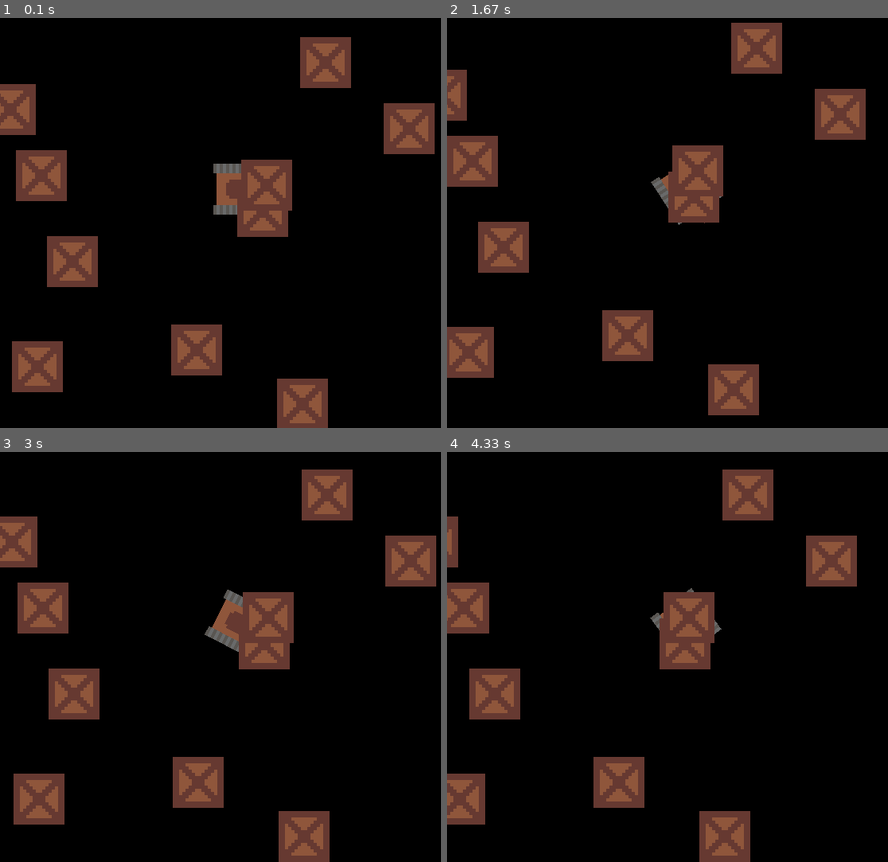
Above: before the commit, frames 1-4 (two rows, left to right).
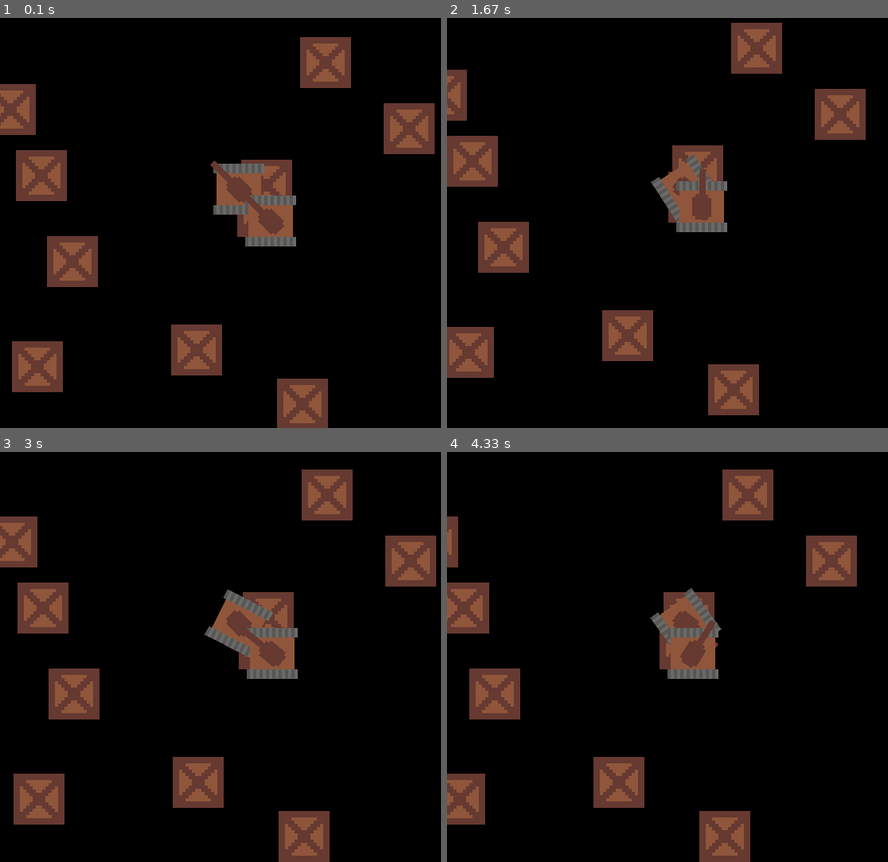
Above: after the commit, the same moments.

Repository: f1rsov08/PyGameProject
Game: pygame game, started from main.py
Same seed, same stepped clock (60 frames per second), same inputs: the game is played once before the commit and once after it.
Inputs (mouse positions are in pixels of both pictures, inside the frame that each line leads up to):
- Up to frame 1 (0.1 s): no input
- Up to frame 2 (1.67 s): click (685, 190) at 0.38 s; hold D 0.67-1.13 s; click (570, 194) at 0.75 s; hold W 1.17-1.47 s; click (535, 300) at 1.25 s; hold D from 1.5 s (still down); click (742, 231) at 1.58 s
- Up to frame 3 (3 s): release D at 1.97 s; hold A 2-2.53 s; click (127, 529) at 2.08 s; hold S 2.57-2.87 s; click (246, 673) at 2.65 s; hold A from 2.9 s (still down); click (418, 804) at 2.98 s
- Up to frame 4 (4.33 s): release A at 3.3 s; hold W 3.33-3.7 s; click (610, 468) at 3.42 s; hold D from 3.73 s (still down); click (852, 747) at 3.82 s

The runs differ from the first frame. In frame 1, 1.4% of the frame differs, in the area x 47-68%, y 34-56%; in frame 2, 1.5%; in frame 3, 1.4%; in frame 4, 1.6%, in the area x 48-62%, y 34-56%.

Commit message:
Поворот башни танка и заготовка для ИИ врагов

Diff:
--- a/main.py
+++ b/main.py
@@ -8,6 +8,7 @@
 size = width, height = 600, 600
 screen = pygame.display.set_mode(size)
 mouse_x, mouse_y = 0, 0
+all_sprites = pygame.sprite.Group()
 
 
 def load_image(name, colorkey=None):
@@ -41,6 +42,10 @@
     surf.blit(rotated_image, rotated_image_rect)
 
 
+def distance(x1, y1, x2, y2):
+    return ((x2 - x1) ** 2 + (y2 - y1) ** 2) ** 0.5
+
+
 class Camera:
     def __init__(self, x, y, attached_entity=None):
         self.x, self.y = x, y
@@ -63,6 +68,9 @@
         # Характеристики
         self.health = health
 
+    def coords(self):
+        return self.x, self.y
+
 
 class Tank(Entity):
     def __init__(self, x, y, direction=0, health=100, speed=1.5, ai='player'):
@@ -77,17 +85,40 @@
         self.x += math.cos(math.radians(self.direction)) * self.speed * multiplier
         self.y += math.sin(math.radians(self.direction)) * self.speed * multiplier
 
+    def turn(self, angle):
+        self.direction += angle
+
     def draw(self, screen, camera_x, camera_y):
         x = (camera_x - self.x) * -1
         y = (camera_y - self.y) * -1
+        target_x, target_y = self.get_target()
+        target_x, target_y = target_x - x, target_y - y
+        try:
+            target_angle = math.degrees(math.atan(target_y / target_x))
+        except ZeroDivisionError:
+            if target_y > 0:
+                target_angle = 90
+            elif target_y < 0:
+                target_angle = 270
+            else:
+                target_angle = 0
+        else:
+            if target_x < 0:
+                target_angle += 180
+
         blitRotate(screen, self.image_track, (x + width // 2, y + height // 2), (64, 64),
                    self.direction * -1)
         blitRotate(screen, self.image_turret, (x + width // 2, y + height // 2), (64, 64),
-                   self.direction * -1)
+                   target_angle * -1)
 
     def get_target(self):
         if self.ai == 'player':
-            return mouse_x, mouse_y
+            return mouse_x - width // 2, mouse_y - height // 2
+        elif self.ai == 'enemy':
+            return sorted(filter(lambda sprite: type(sprite) is Tank and sprite.ai == 'player', all_sprites),
+                          key=lambda sprite: distance(self.x, self.y, sprite.x, sprite.y))[0].coords()
+        else:
+            return 0, 0
 
 
 class Box(Entity):
@@ -104,11 +135,13 @@
 
 if __name__ == '__main__':
     screen.fill((0, 0, 0))
-    sprites = []
     for _ in range(10):
-        sprites.append(Box(random.randint(-300, 300), random.randint(-300, 300)))
+        all_sprites.add(Box(random.randint(-300, 300), random.randint(-300, 300)))
     tank = Tank(0, 0)
+    enemy_tank = Tank(40, 40, ai='enemy')
     camera = Camera(0, 0, tank)
+    all_sprites.add(tank)
+    all_sprites.add(enemy_tank)
     clock = pygame.time.Clock()
     running = True
     while running:
@@ -123,15 +156,14 @@
         if keys[pygame.K_s]:
             tank.move(-1)
         if keys[pygame.K_a]:
-            tank.direction -= 1.5
+            tank.turn(-1.5)
         if keys[pygame.K_d]:
-            tank.direction += 1.5
+            tank.turn(1.5)
 
         camera.update()
 
         screen.fill((0, 0, 0))
-        camera.draw(screen, tank)
-        for sprite in sprites:
+        for sprite in all_sprites:
             camera.draw(screen, sprite)
 
         pygame.display.flip()
